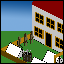
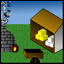
Revision of a layered 64×64 image; what changed, layer by layer:
added layer "Layer 7" above "Layer 6" over [1, 1, 63, 63]
hid "Layer 6" over [1, 1, 63, 63]
